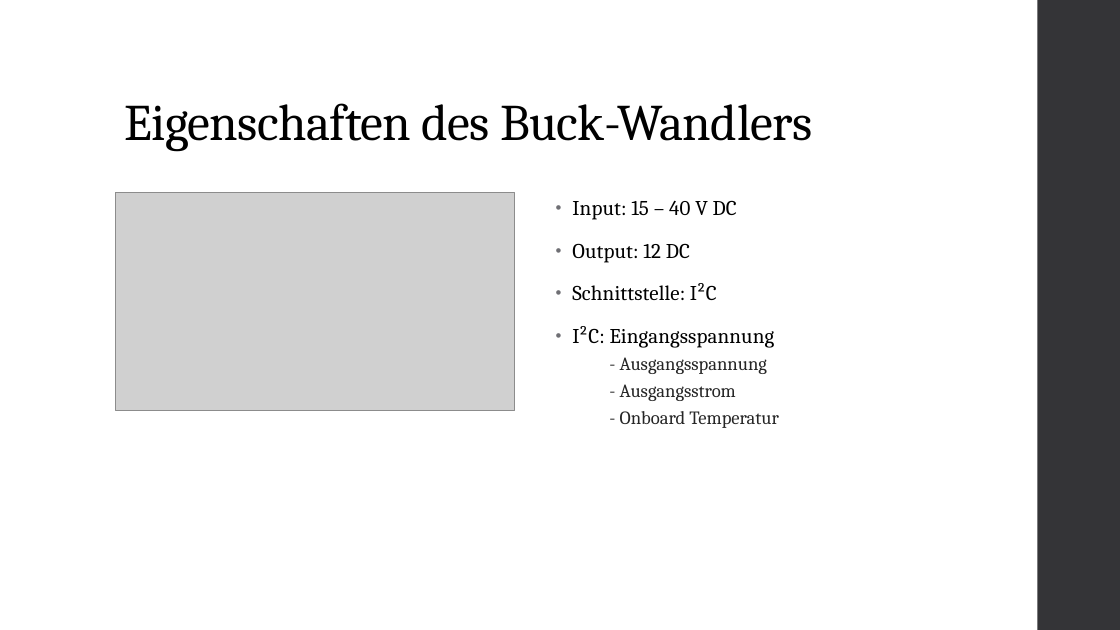
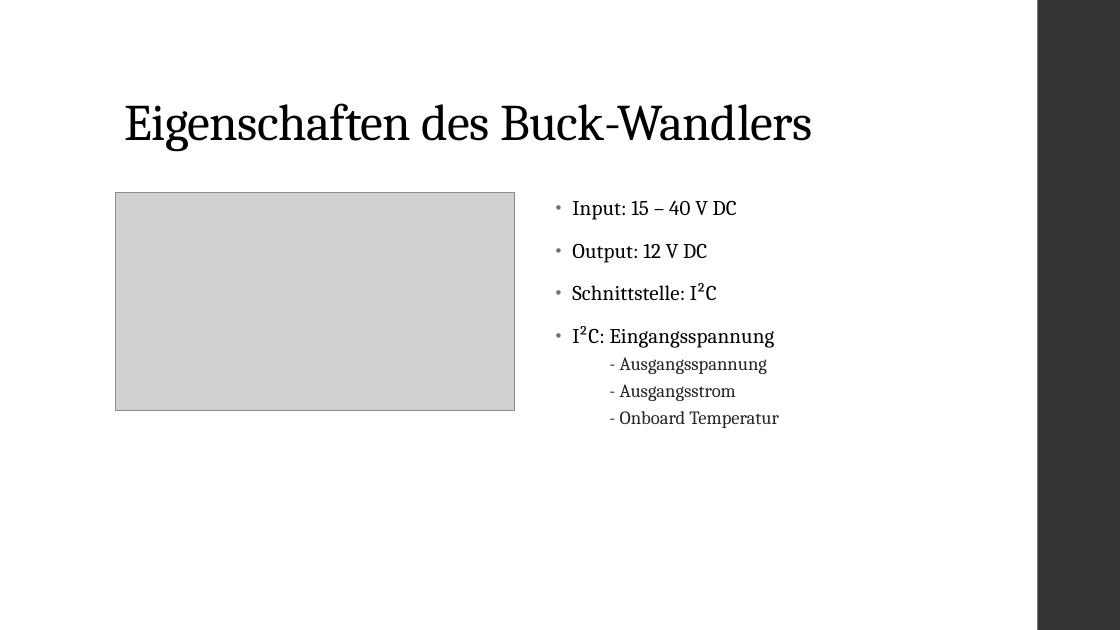
Before and after one commit to Blizzrow/Texts, a slide deck: slide 3 of Wandler_Koll.pptx. Drawn at 1120x630 pixels with LibreOffice and Linux fonts; fonts in the diff are those of the drawing; grey boxes stand for pictures. Boxes give left, top, right and bottom in pixels: in the first picture for what was removed or moved away, otherwise in the second. Text is boxed around its words. In the diff, an @@ line names an element or a change of style, - is before the commit and + after.

```diff
--- a/Wandler_Koll.pptx
+++ b/Wandler_Koll.pptx
@@ text at (x1=572, y1=243, x2=707, y2=263): text changed @@
-• Output: 12 DC
+• Output: 12 V DC
```
Also in this commit, not shown: 2 other slides changed.
